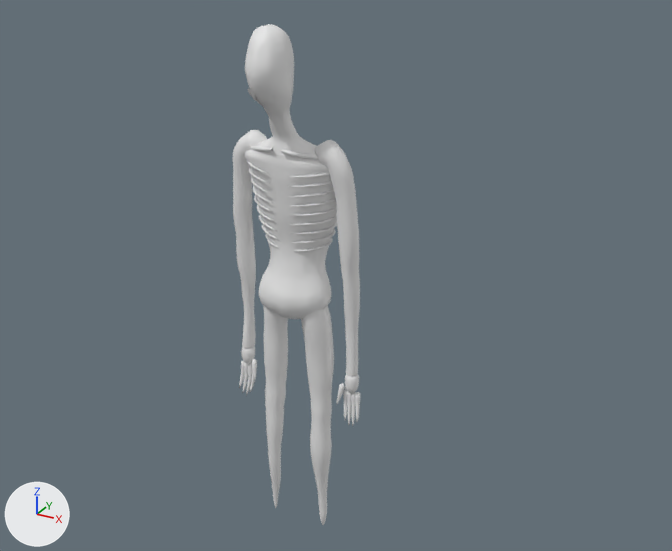
The Blender file Blender/ShadowWraith.blend as it was, and as the next commit left it.
Rendered twice from a 50 mm camera at (1.97, -3.22, 2.96) aimed at (0.16, 0.09, 1.31). Lighting does not change. The marker at lower left points along +X, +Y and +Z. The first picture is the older version.

Objects in the first picture: 'ShadowWraith_Body' and 1 more.
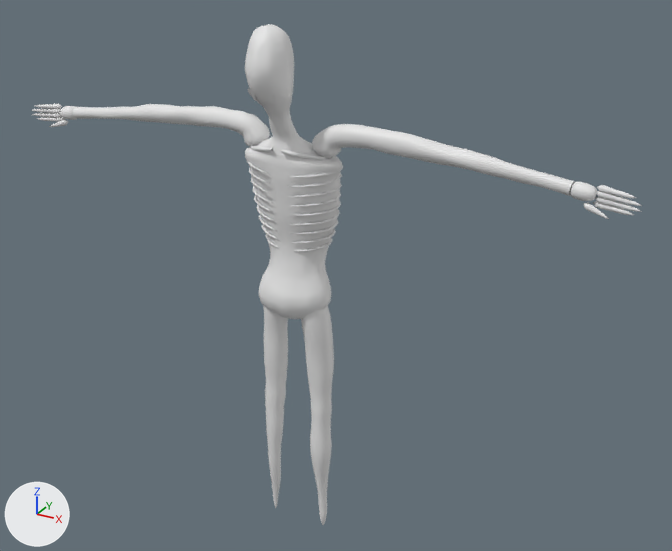
Location of each change, (x1, y1, x2, y2) in pixels of the pictures (672 x 551 px; the box of a moved part takes in the faces that stretch with it):
'ShadowWraith_Body', reshaped (378% wider): before (233, 24, 360, 525); after (31, 24, 642, 525)
part 1 of me_shadowwraith_body, moved or reshaped: before (233, 130, 267, 348); after (73, 104, 270, 146)
part 2 of me_shadowwraith_body, moved or reshaped: before (315, 140, 360, 376); after (312, 124, 575, 196)
part 3 of me_shadowwraith_body, moved or reshaped: before (241, 346, 255, 363); after (60, 106, 78, 120)
part 4 of me_shadowwraith_body, moved or reshaped: before (250, 369, 255, 392); after (37, 117, 65, 122)
part 5 of me_shadowwraith_body, moved or reshaped: before (246, 362, 252, 396); after (31, 113, 61, 118)
part 6 of me_shadowwraith_body, moved or reshaped: before (243, 363, 249, 392); after (32, 109, 61, 113)
part 7 of me_shadowwraith_body, moved or reshaped: before (239, 360, 245, 388); after (35, 104, 62, 109)
part 8 of me_shadowwraith_body, moved or reshaped: before (252, 359, 257, 380); after (49, 120, 68, 127)
part 9 of me_shadowwraith_body, moved or reshaped: before (345, 374, 359, 393); after (570, 181, 597, 201)
part 10 of me_shadowwraith_body, moved or reshaped: before (343, 388, 348, 419); after (593, 201, 634, 215)
part 11 of me_shadowwraith_body, moved or reshaped: before (347, 392, 352, 425); after (595, 196, 642, 212)
part 12 of me_shadowwraith_body, moved or reshaped: before (351, 392, 356, 426); after (597, 191, 642, 206)
part 13 of me_shadowwraith_body, moved or reshaped: before (355, 392, 360, 422); after (597, 185, 636, 198)
part 14 of me_shadowwraith_body, moved or reshaped: before (337, 383, 345, 404); after (584, 202, 609, 219)

What changed in the scene script:
```text
Change me_shadowwraith_body:
    used by ob_shadowwraith_body; parent = ob_shadowwraith; location = (0.0, 0.0, 0.0)
    remove me_shadowwraith_body.from_pydata(...)  # 9100 vertices, 9272 faces; spans x -0.32..0.32, y -0.27..0.17, z 0.0..2.4
    add me_shadowwraith_body.from_pydata(...)  # 9100 vertices, 9272 faces; spans x -1.44..1.44, y -0.27..0.17, z 0.0..2.4
    me_shadowwraith_body part 1: the loose piece of 577 vertices spanning x -0.31..-0.12, y -0.07..0.06, z 0.88..1.94 is multiplied about its middle by the matrix ((0.121, -0.029, 0.992), (0.029, 0.999, 0.026), (-0.992, 0.026, 0.122)), then moved by (-0.43, -0.01, 0.49)
    me_shadowwraith_body part 2: the loose piece of 577 vertices spanning x 0.12..0.31, y -0.08..0.05, z 0.88..1.95 is multiplied about its middle by the matrix ((0.124, 0.03, -0.992), (-0.03, 0.999, 0.026), (0.992, 0.026, 0.125)), then moved by (0.43, -0.01, 0.49)
    me_shadowwraith_body part 3: the loose piece of 101 vertices spanning x -0.31..-0.25, y -0.02..0.05, z 0.79..0.89 is turned 83 degrees about the y axis through its middle, then moved by (-0.94, -0.03, 1.05)
    me_shadowwraith_body part 4: the loose piece of 50 vertices spanning x -0.26..-0.23, y -0.01..0.03, z 0.64..0.8 is turned 83 degrees about the y axis through its middle, then moved by (-1.09, -0.03, 1.13)
    me_shadowwraith_body part 5: the loose piece of 50 vertices spanning x -0.28..-0.25, y -0.02..0.03, z 0.62..0.8 is turned 83 degrees about the y axis through its middle, then moved by (-1.08, -0.03, 1.16)
    me_shadowwraith_body part 6: the loose piece of 50 vertices spanning x -0.3..-0.28, y -0.02..0.02, z 0.62..0.8 is turned 83 degrees about the y axis through its middle, then moved by (-1.06, -0.03, 1.18)
    me_shadowwraith_body part 7: the loose piece of 50 vertices spanning x -0.32..-0.3, y -0.01..0.03, z 0.65..0.8 is turned 83 degrees about the y axis through its middle, then moved by (-1.03, -0.03, 1.19)
    me_shadowwraith_body part 8: the loose piece of 44 vertices spanning x -0.25..-0.22, y -0.02..0.01, z 0.72..0.83 is turned 83 degrees about the y axis through its middle, then moved by (-1.04, -0.03, 1.07)
    me_shadowwraith_body part 9: the loose piece of 101 vertices spanning x 0.25..0.31, y -0.02..0.05, z 0.79..0.89 is turned -82.8 degrees about the y axis through its middle, then moved by (0.94, -0.03, 1.06)
    me_shadowwraith_body part 10: the loose piece of 50 vertices spanning x 0.23..0.26, y -0.01..0.03, z 0.64..0.8 is turned -82.8 degrees about the y axis through its middle, then moved by (1.09, -0.03, 1.13)
    me_shadowwraith_body part 11: the loose piece of 50 vertices spanning x 0.25..0.28, y -0.02..0.03, z 0.62..0.8 is turned -82.8 degrees about the y axis through its middle, then moved by (1.08, -0.04, 1.16)
    me_shadowwraith_body part 12: the loose piece of 50 vertices spanning x 0.28..0.3, y -0.02..0.02, z 0.62..0.8 is turned -82.8 degrees about the y axis through its middle, then moved by (1.06, -0.04, 1.18)
    me_shadowwraith_body part 13: the loose piece of 50 vertices spanning x 0.3..0.32, y -0.02..0.03, z 0.65..0.8 is turned -82.8 degrees about the y axis through its middle, then moved by (1.03, -0.04, 1.19)
    me_shadowwraith_body part 14: the loose piece of 44 vertices spanning x 0.22..0.25, y -0.02..0.01, z 0.72..0.83 is turned -82.8 degrees about the y axis through its middle, then moved by (1.04, -0.03, 1.07)
```
